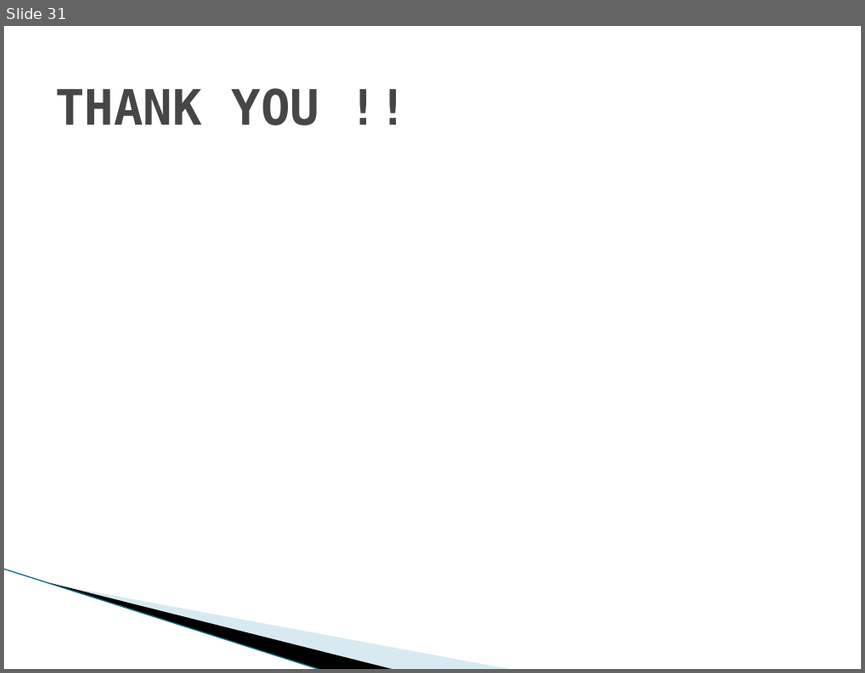
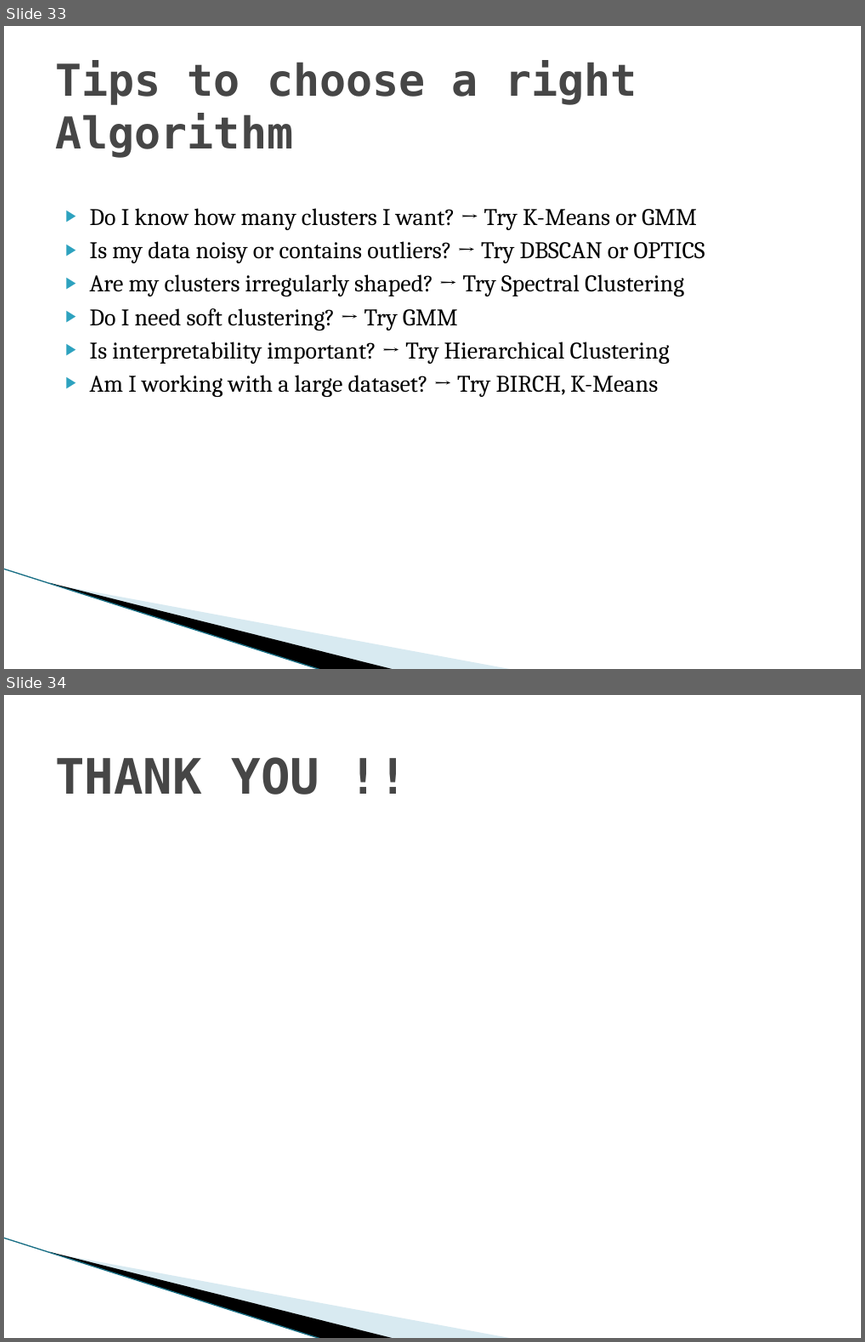
Before and after one commit to parthiban81lavanya/Clustering-Algorithms, a slide deck: Clustering Algorithms.pptx. Shown one above the other, each under a label of ours: slide 31 before the commit, slides 33 and 34 after it. The pictures are 865x673 and 865x1342 pixels, drawn with LibreOffice and Linux fonts; fonts in the diff are those of the drawing; background and template pictures are left out. Boxes give left, top, right and bottom in pixels: in the first picture for what was removed or moved away, otherwise in the second. Text is boxed around its words. In the diff, an @@ line names an element or a change of style, - is before the commit and + after.

```diff
--- a/Clustering Algorithms.pptx
+++ b/Clustering Algorithms.pptx
@@ slide 33 added at (x1=4, y1=26, x2=861, y2=669), background #FFFFFF; not listed: 3 template elements that a slide beside it also shows @@
@@ title added at (x1=55, y1=61, x2=637, y2=158), 36.9 pt, text #464646, bold @@
+Tips to choose a right Algorithm
@@ text added at (x1=90, y1=208, x2=705, y2=397), 20 pt, text #000000 @@
+▶ Do I know how many clusters I want? → Try K-Means or GMM
+▶ Is my data noisy or contains outliers? → Try DBSCAN or OPTICS
+▶ Are my clusters irregularly shaped? → Try Spectral Clustering
+▶ Do I need soft clustering? → Try GMM
+▶ Is interpretability important? → Try Hierarchical Clustering
+▶ Am I working with a large dataset? → Try BIRCH, K-Means
@@ what was slide 31 is now slide 34 @@
```
Also in this commit, not shown: 1 slide changed, 2 other slides added.
